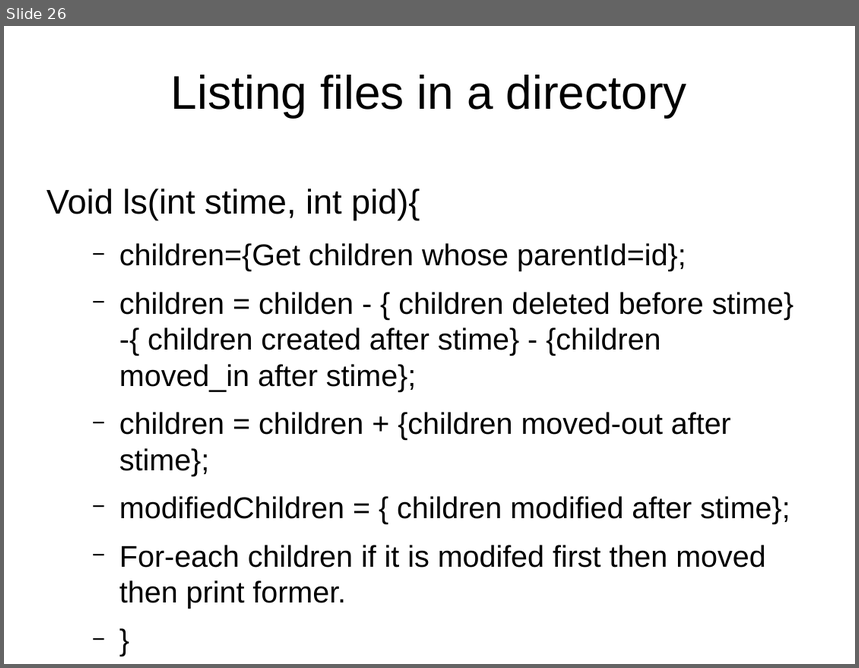
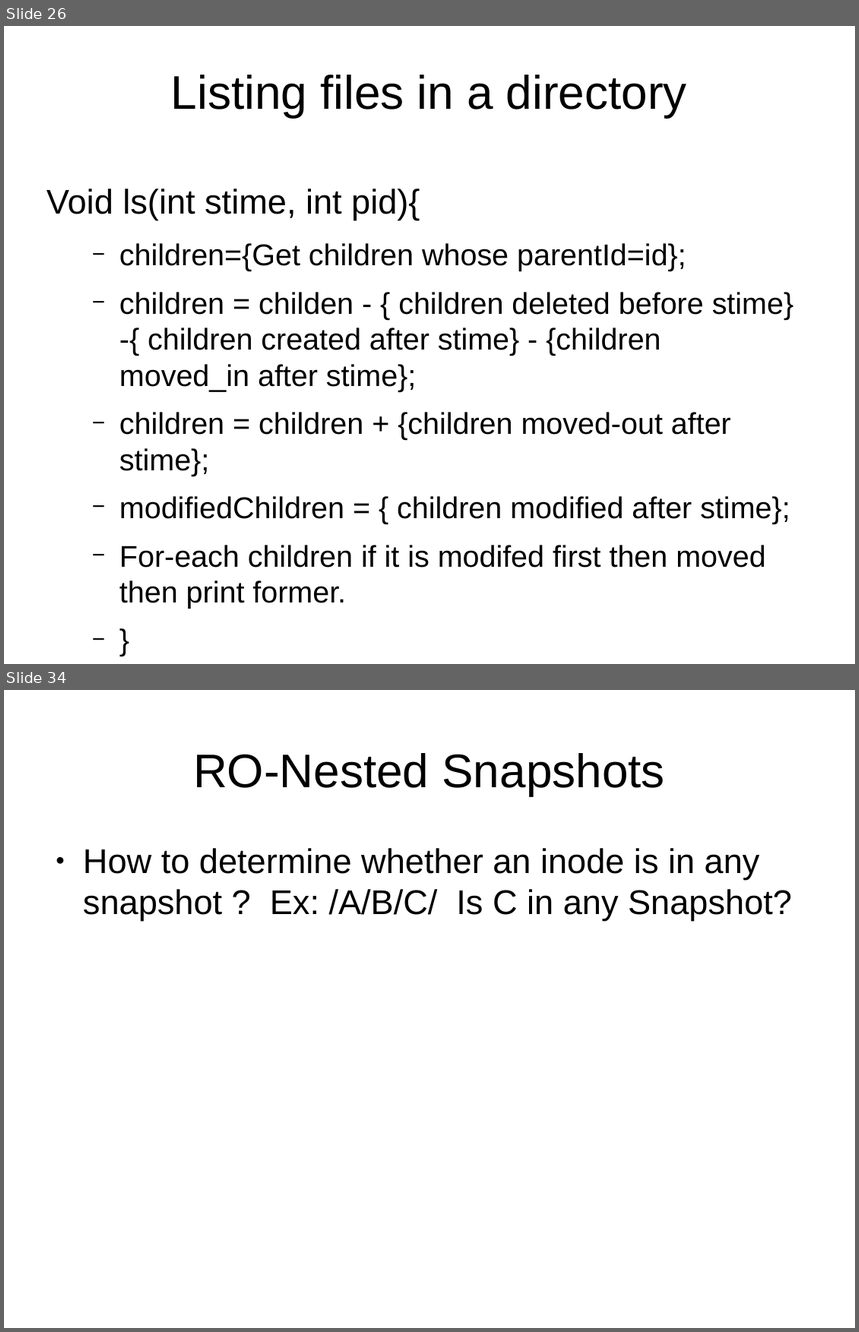
Before and after one commit to pushparajxa/Thesis-Presentation, a slide deck: Final_Presentation.odp. Shown one above the other, each under a label of ours: slide 26 before the commit, slides 26 and 34 after it; the slides between them are not shown. The pictures are 859x668 and 859x1332 pixels, drawn with LibreOffice and Linux fonts; fonts in the diff are those of the drawing. Boxes give left, top, right and bottom in pixels: in the first picture for what was removed or moved away, otherwise in the second. Text is boxed around its words. In the diff, an @@ line names an element or a change of style, - is before the commit and + after.

```diff
--- a/Final_Presentation.odp
+++ b/Final_Presentation.odp
@@ slide 34 added at (4, 690, 855, 1328), background #FFFFFF @@
@@ title added at (193, 753, 665, 796), 44 pt, text #000000 @@
+RO-Nested Snapshots
@@ text added at (83, 848, 792, 921), 32 pt, text #000000 @@
+● How to determine whether an inode is in any snapshot ? Ex: /A/B/C/ Is C in any Snapshot?
```
Also in this commit, not shown: 19 slides changed, 15 other slides added, 2 slides removed, 11 other files.
